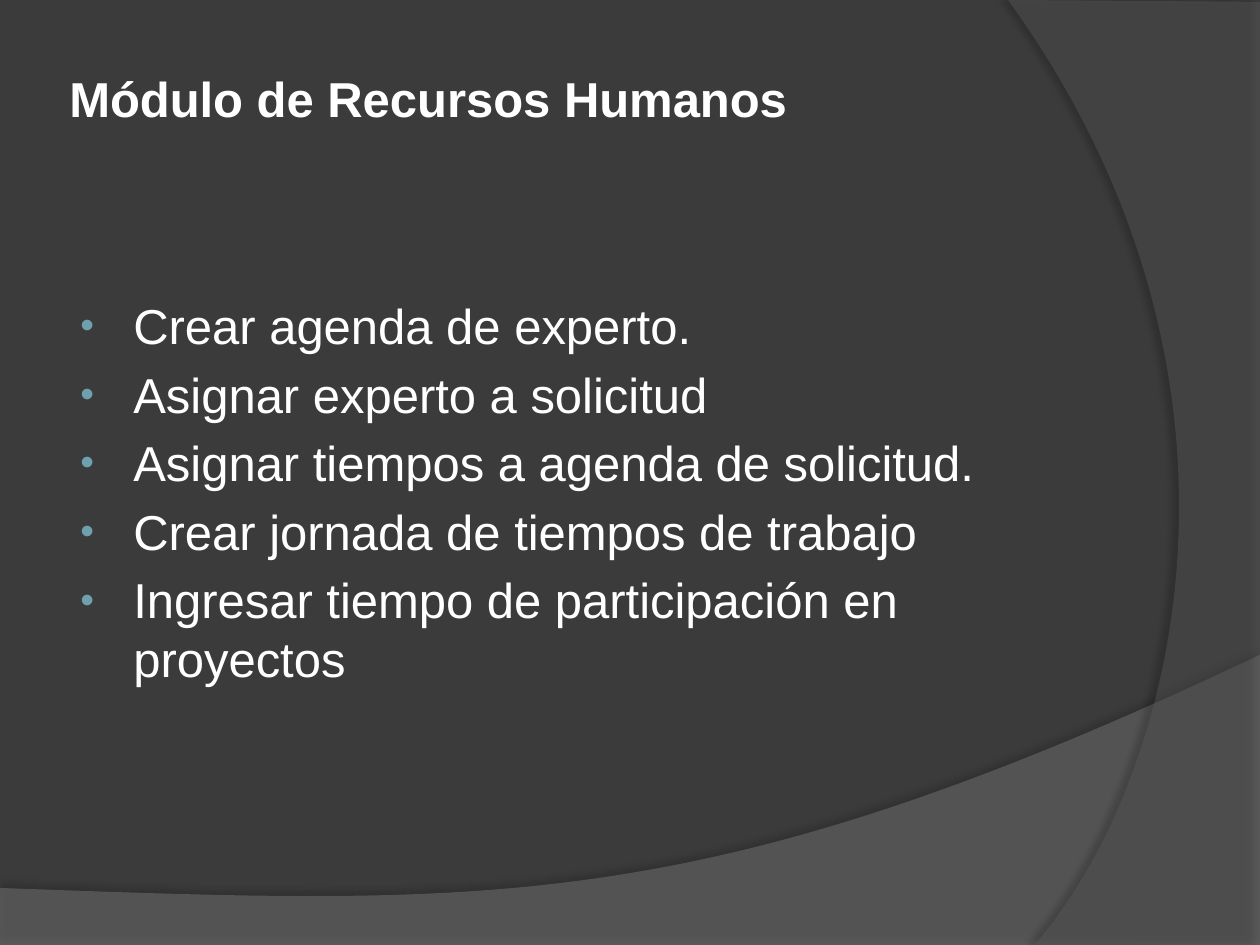
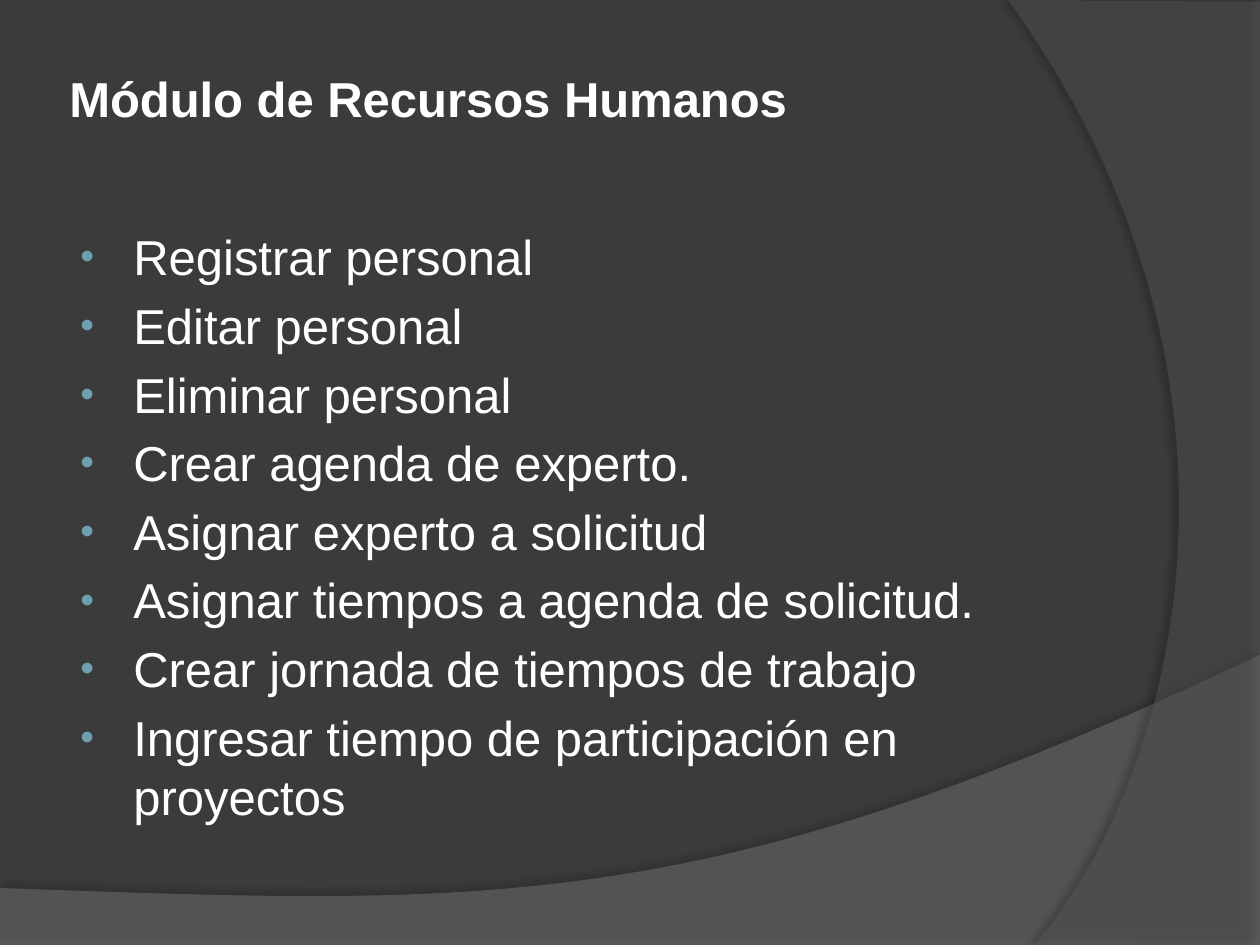
Before and after one commit to jmoics/JX_Market, a slide deck: slide 34 of JX_Market/trunk/Tesis 03_09_2012.pptx. Drawn at 1260x945 pixels with LibreOffice and Linux fonts; fonts in the diff are those of the drawing. Boxes give left, top, right and bottom in pixels: in the first picture for what was removed or moved away, otherwise in the second. Text is boxed around its words. In the diff, an @@ line names an element or a change of style, - is before the commit and + after.

```diff
--- a/JX_Market/trunk/Tesis 03_09_2012.pptx
+++ b/JX_Market/trunk/Tesis 03_09_2012.pptx
@@ text at box(133, 239, 533, 423): paragraphs added @@
+• Registrar personal
+• Editar personal
+• Eliminar personal
```
Also in this commit, not shown: 7 other slides changed, 2 slides added, 1 other file.
